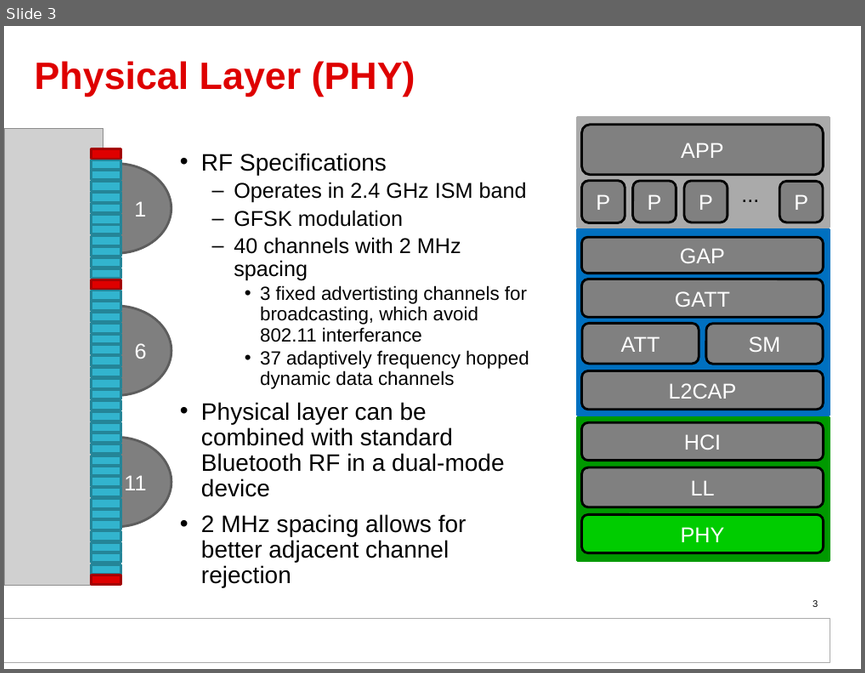
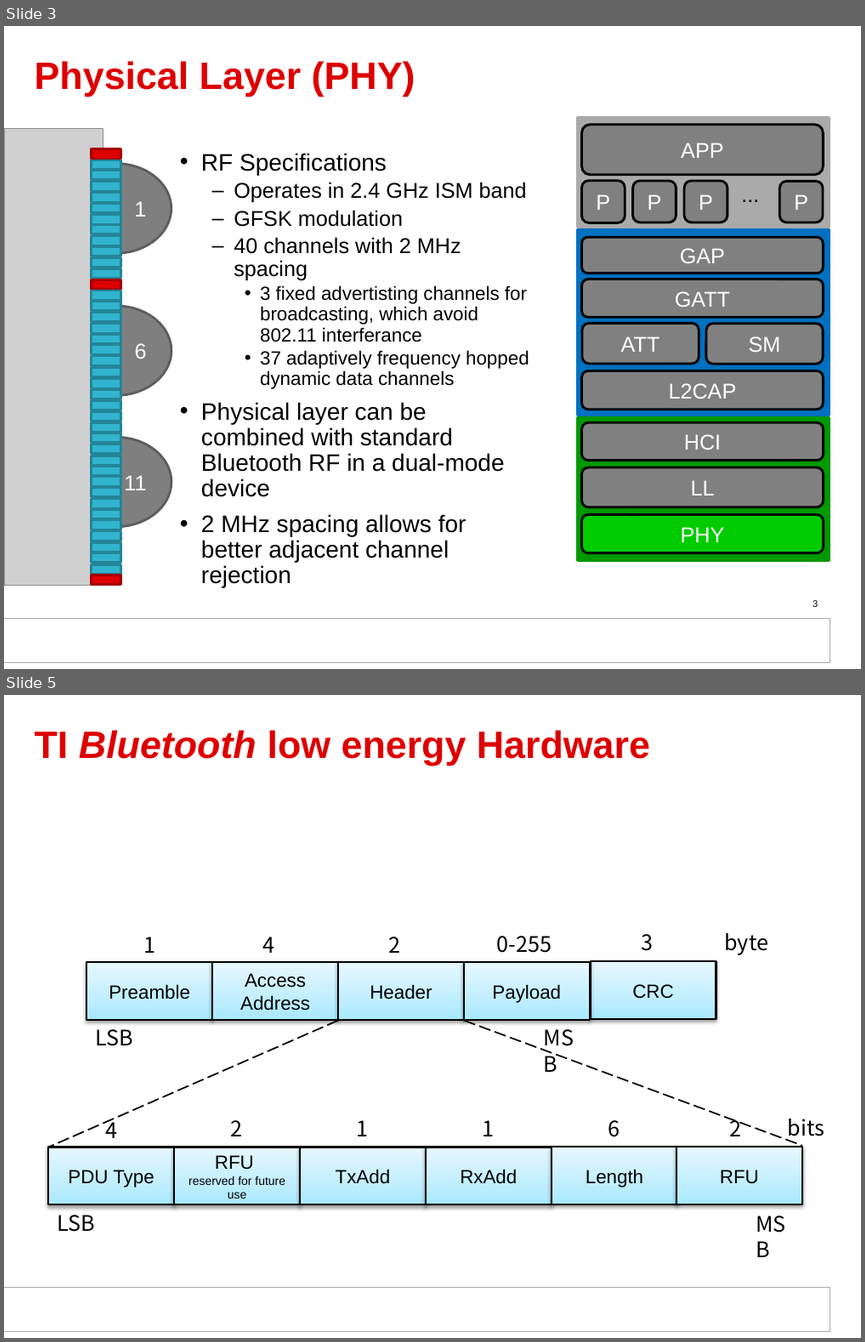
Before and after one commit to victor-zheng/BLE-Hand-Book, a slide deck: 低功耗蓝牙开发权威指南_Modify.pptx. Shown one above the other, each under a label of ours: slide 3 before the commit, slides 3 and 5 after it; the slides between them are not shown. The pictures are 865x673 and 865x1342 pixels, drawn with LibreOffice and Linux fonts; fonts in the diff are those of the drawing; grey boxes stand for pictures; background and template pictures are left out. Boxes give left, top, right and bottom in pixels: in the first picture for what was removed or moved away, otherwise in the second. Text is boxed around its words. In the diff, an @@ line names an element or a change of style, - is before the commit and + after.

```diff
--- a/低功耗蓝牙开发权威指南_Modify.pptx
+++ b/低功耗蓝牙开发权威指南_Modify.pptx
@@ slide 5 added at box(4, 695, 861, 1338), background #FFFFFF; not listed: 2 template elements that a slide beside it also shows @@
@@ title added at box(35, 730, 650, 766), 32 pt, text #DE0000, bold @@
+TI Bluetooth low energy Hardware
@@ text added at box(389, 936, 401, 953), 18 pt, text #000000 @@
+2
@@ rectangle added at box(464, 962, 590, 1020), fill gradient #A8E9FF to #C1EFFF to #E7F9FF, outline #000000 1.5 pt, 16 pt, text #000000 @@
+Payload
@@ line added from (338, 1021) to (48, 1146), #000000 1.25 pt dashed @@
@@ line added from (464, 1021) to (801, 1145), #000000 1.25 pt dashed @@
@@ group added at box(87, 933, 768, 1055): 7 texts, 4 rectangles @@
+Preamble
+1
+Access Address
+Header
+4
+0-255
+3
+CRC
+byte
+LSB
+MSB
@@ text added at box(105, 1117, 117, 1138), 18 pt, text #000000 @@
+4
@@ text added at box(231, 1120, 243, 1136), 18 pt, text #000000 @@
+2
@@ text added at box(357, 1120, 369, 1136), 18 pt, text #000000 @@
+1
@@ text added at box(483, 1120, 494, 1136), 18 pt, text #000000 @@
+1
@@ text added at box(608, 1120, 620, 1137), 18 pt, text #000000 @@
+6
@@ text added at box(730, 1117, 742, 1136), 18 pt, text #000000 @@
+2
@@ text added at box(788, 1118, 824, 1140), 18 pt, text #000000 @@
+bits
@@ rectangle added at box(48, 1146, 175, 1204), fill gradient #A8E9FF to #C1EFFF to #E7F9FF, outline #000000 1.5 pt, 16 pt, text #000000 @@
+PDU Type
@@ rectangle added at box(175, 1146, 301, 1204), fill gradient #A8E9FF to #C1EFFF to #E7F9FF, outline #000000 1.5 pt, 10 pt, text #000000 @@
+RFU
+reserved for future use
@@ rectangle added at box(300, 1146, 426, 1204), fill gradient #A8E9FF to #C1EFFF to #E7F9FF, outline #000000 1.5 pt, 16 pt, text #000000 @@
+TxAdd
@@ rectangle added at box(426, 1146, 551, 1204), fill gradient #A8E9FF to #C1EFFF to #E7F9FF, outline #000000 1.5 pt, 16 pt, text #000000 @@
+RxAdd
@@ rectangle added at box(551, 1146, 677, 1204), fill gradient #A8E9FF to #C1EFFF to #E7F9FF, outline #000000 1.5 pt, 16 pt, text #000000 @@
+Length
@@ rectangle added at box(676, 1146, 802, 1204), fill gradient #A8E9FF to #C1EFFF to #E7F9FF, outline #000000 1.5 pt, 16 pt, text #000000 @@
+RFU
@@ text added at box(57, 1214, 95, 1231), 18 pt, text #000000 @@
+LSB
@@ text added at box(747, 1207, 801, 1241), 18 pt, text #000000 @@
+MSB
```
Also in this commit, not shown: 3 slides changed, 1 other slide added, 1 other file.
